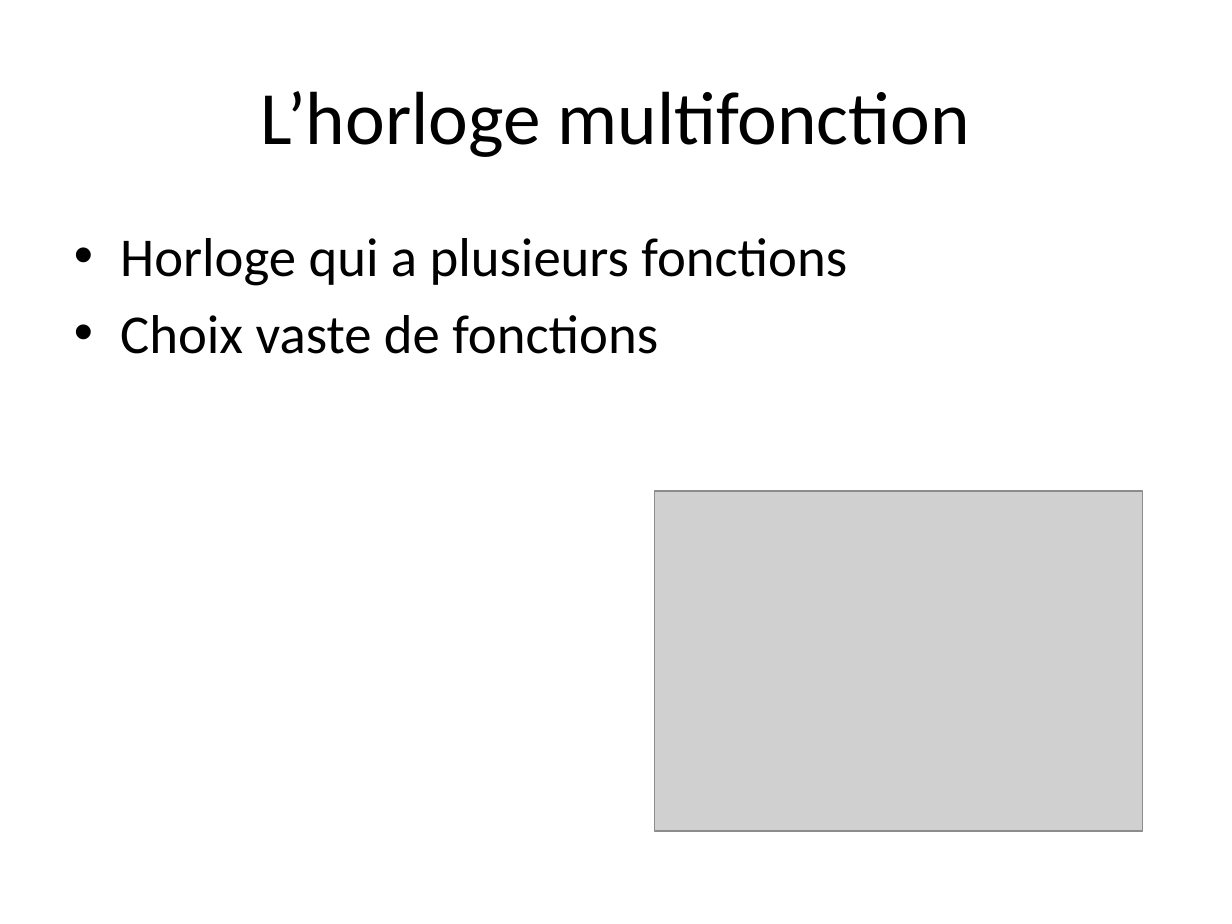
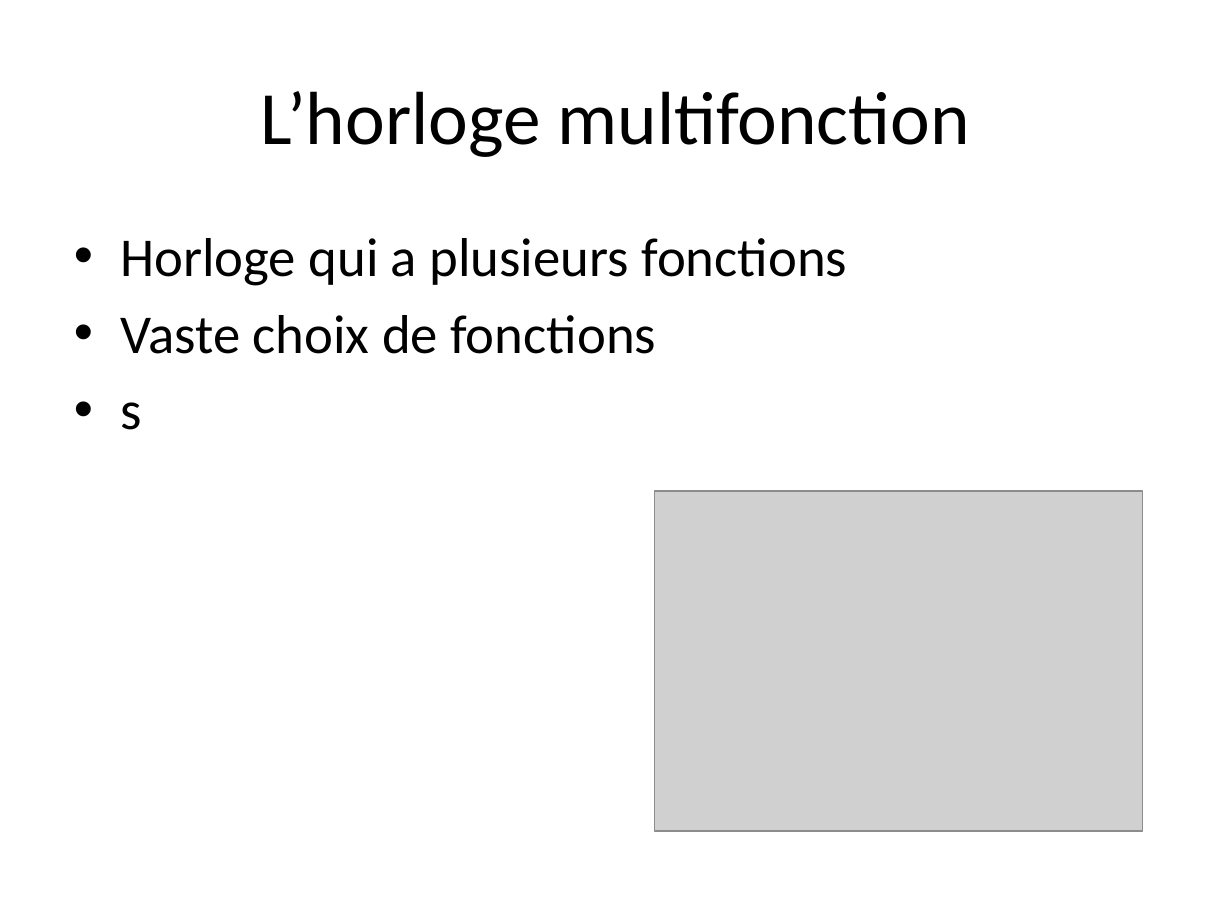
Before and after one commit to SvenWikberg/MultiClock, a slide deck: slide 3 of doc/MultiClock_presentation.pptx. Drawn at 1232x924 pixels with LibreOffice and Linux fonts; fonts in the diff are those of the drawing; grey boxes stand for pictures. Boxes give left, top, right and bottom in pixels: in the first picture for what was removed or moved away, otherwise in the second. Text is boxed around its words. In the diff, an @@ line names an element or a change of style, - is before the commit and + after.

Commit message:
presentation v1.1

```diff
--- a/doc/MultiClock_presentation.pptx
+++ b/doc/MultiClock_presentation.pptx
@@ text at bbox=[120, 315, 656, 430]: text changed @@
-• Choix vaste de fonctions
+• Vaste choix de fonctions
+• s
```
